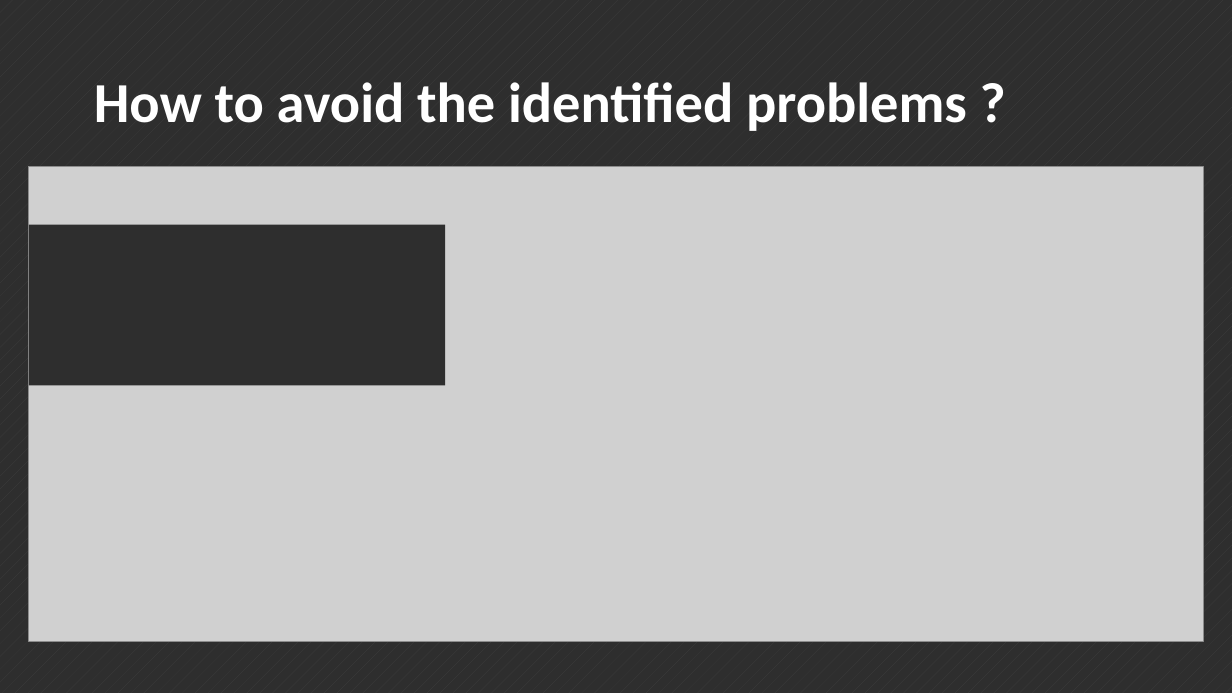
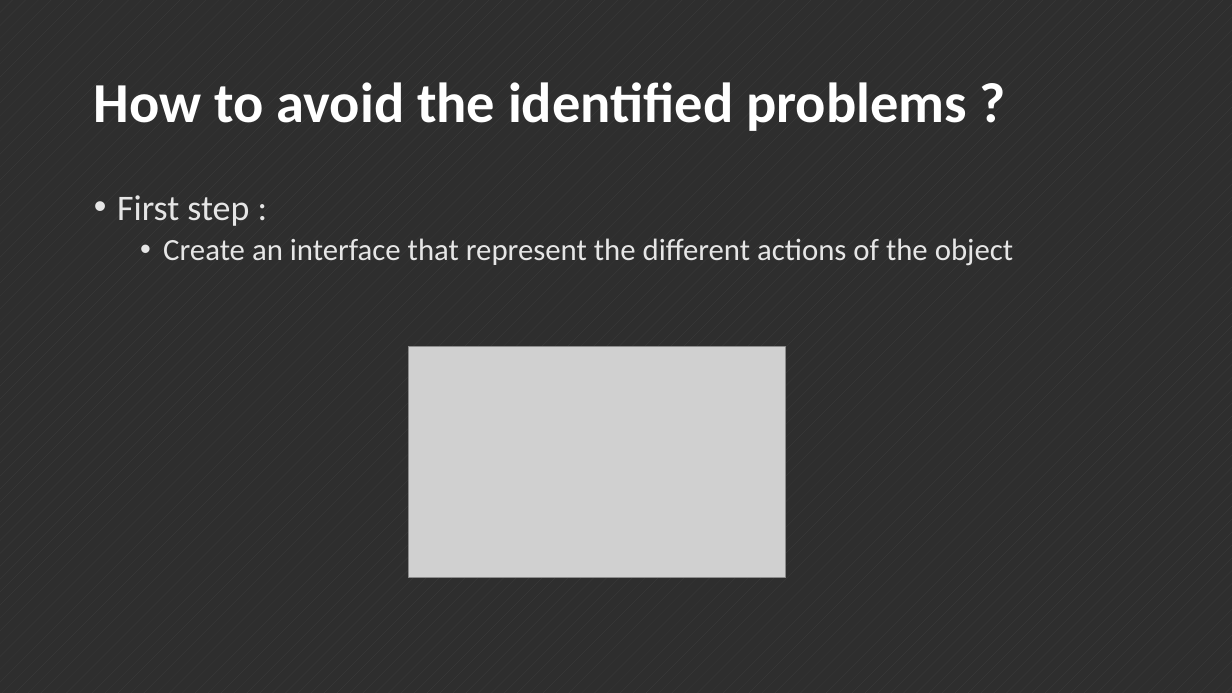
Before and after one commit to ahorguelin/thanks_microsoft, a slide deck: slide 11 of Design Patterns.pptx (slide 13 before the commit). Drawn at 1232x693 pixels with LibreOffice and Linux fonts; fonts in the diff are those of the drawing; grey boxes stand for pictures. Boxes give left, top, right and bottom in pixels: in the first picture for what was removed or moved away, otherwise in the second. Text is boxed around its words. In the diff, an @@ line names an element or a change of style, - is before the commit and + after.

```diff
--- a/Design Patterns.pptx
+++ b/Design Patterns.pptx
@@ picture removed at (29,167,1203,642) @@
@@ text added at (117,195,1013,266), 24 pt, text #E6E6E6 @@
+• First step :
+  • Create an interface that represent the different actions of the object
@@ rectangle removed at (29,225,445,385) @@
@@ picture added at (409,347,785,578) @@
```
Also in this commit, not shown: 4 other slides changed.
